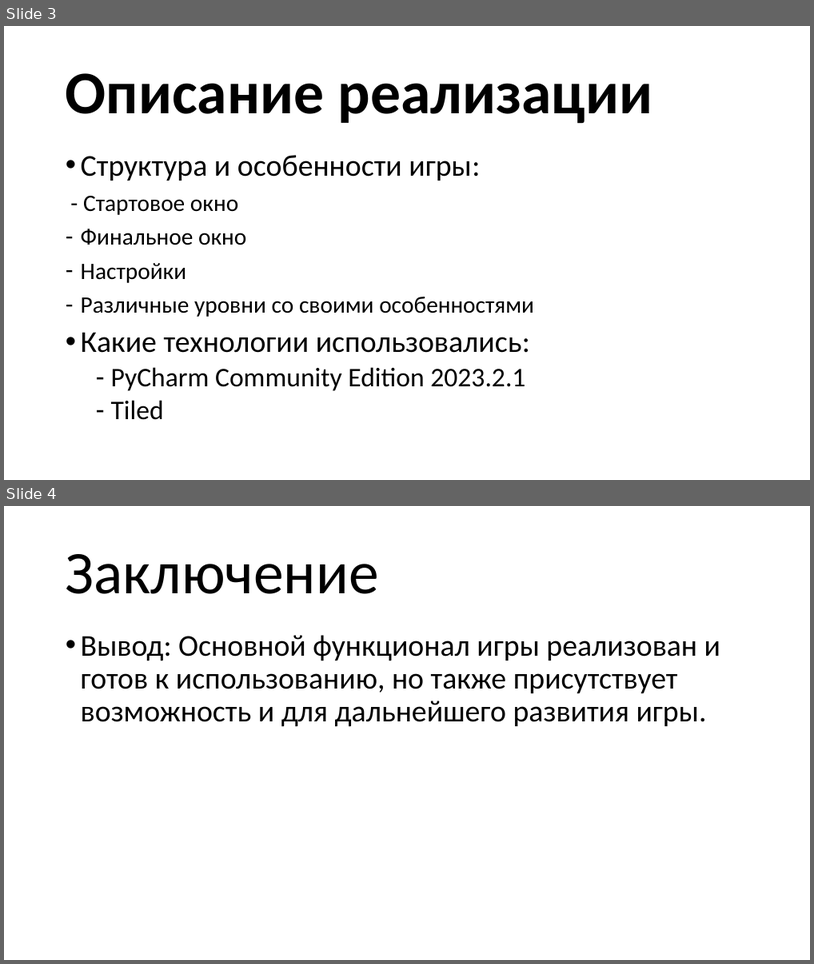
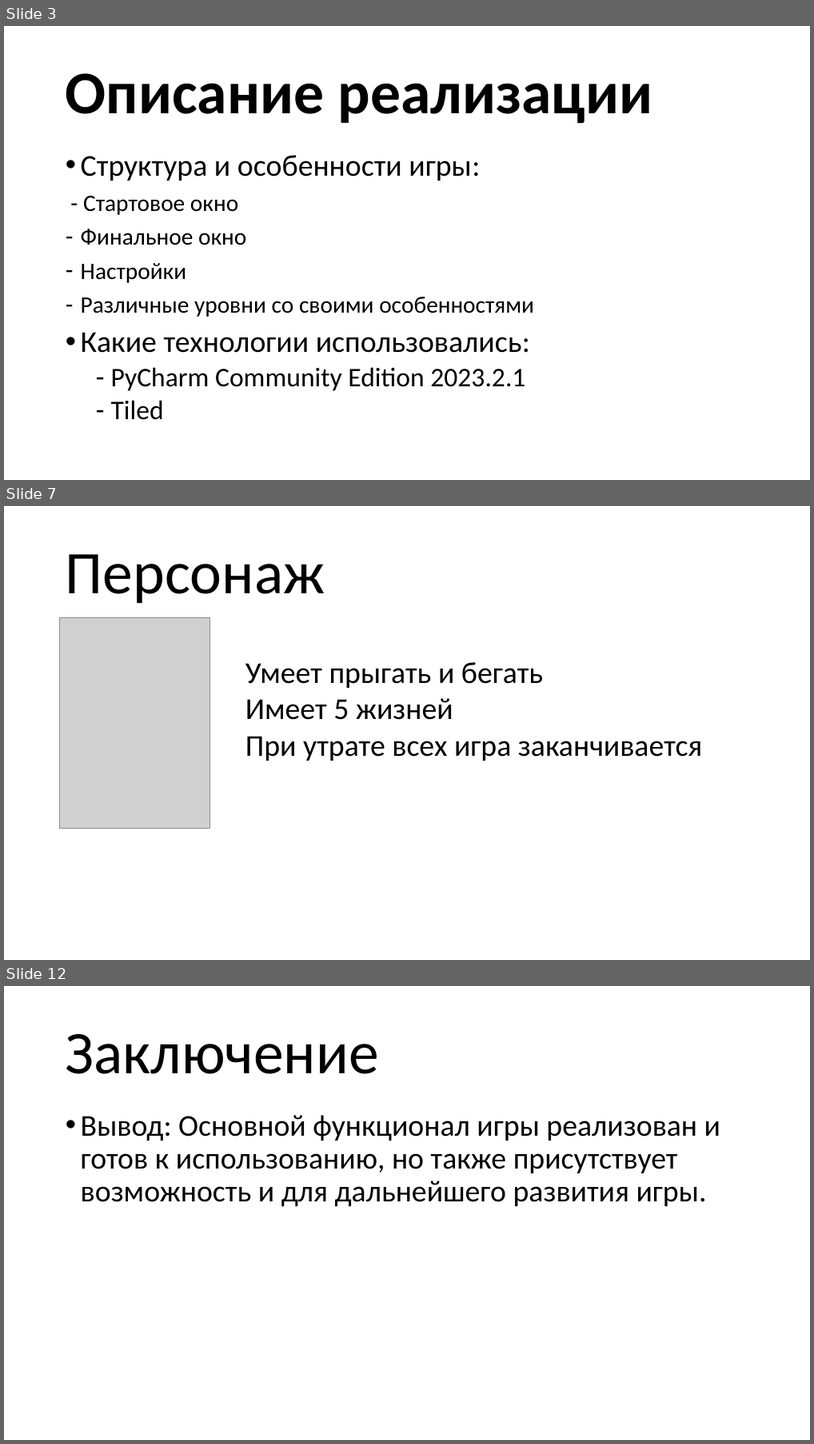
Before and after one commit to pikolala/yandex_project_2, a slide deck: презентация.pptx. Shown one above the other, each under a label of ours: slides 3 and 4 before the commit, slides 3, 7 and 12 after it; the slides between them are not shown. The pictures are 814x964 and 814x1444 pixels, drawn with LibreOffice and Linux fonts; fonts in the diff are those of the drawing; grey boxes stand for pictures. Boxes give left, top, right and bottom in pixels: in the first picture for what was removed or moved away, otherwise in the second. Text is boxed around its words. In the diff, an @@ line names an element or a change of style, - is before the commit and + after.

```diff
--- a/презентация.pptx
+++ b/презентация.pptx
@@ slide 7 added at (x1=4, y1=506, x2=810, y2=960), background #FFFFFF @@
@@ title added at (x1=66, y1=554, x2=325, y2=604), 72 pt, text #000000 @@
+Персонаж
@@ picture added at (x1=60, y1=618, x2=210, y2=828) @@
@@ text added at (x1=246, y1=662, x2=702, y2=760), 36 pt, text #000000 @@
+Умеет прыгать и бегать
+Имеет 5 жизней
+При утрате всех игра заканчивается
@@ what was slide 4 is now slide 12 @@
```
Also in this commit, not shown: 7 other slides added, 54 other files.
